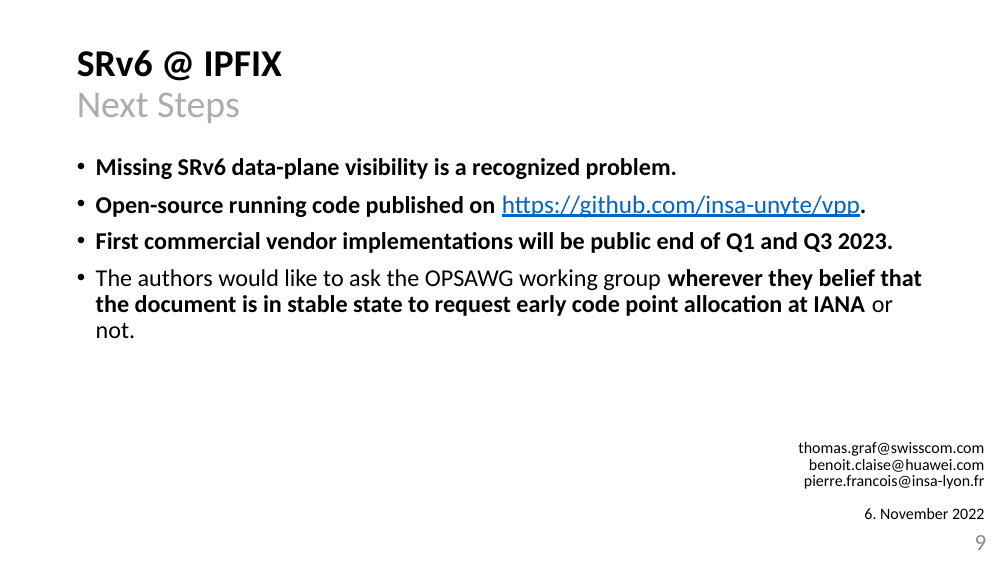
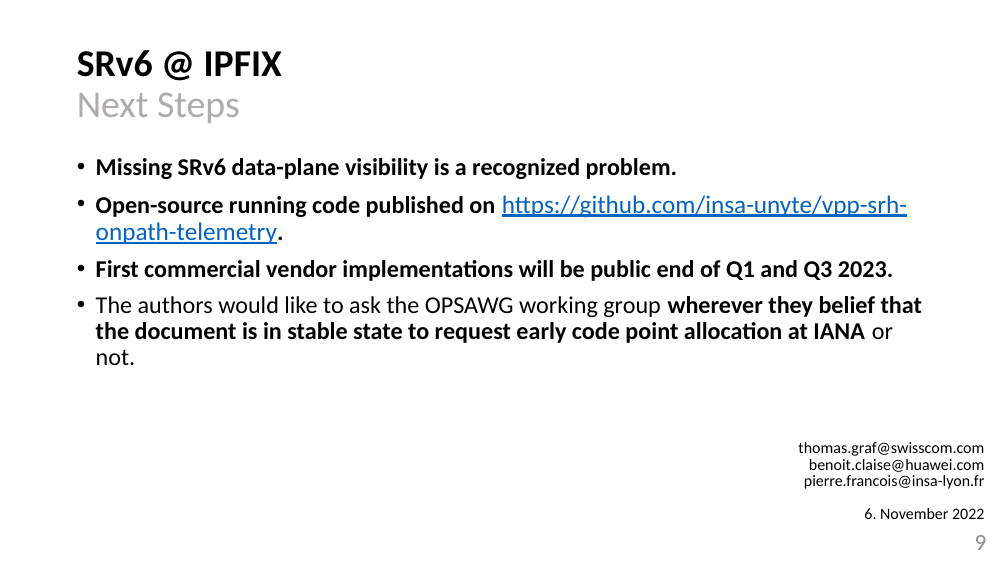
Before and after one commit to network-analytics/RFC9487, a slide deck: slide 9 of draft-ietf-opsawg-ipfix-srv6-srh-03.pptx. Drawn at 1008x567 pixels with LibreOffice and Linux fonts; fonts in the diff are those of the drawing. Boxes give left, top, right and bottom in pixels: in the first picture for what was removed or moved away, otherwise in the second. Text is boxed around its words. In the diff, an @@ line names an element or a change of style, - is before the commit and + after.

```diff
--- a/draft-ietf-opsawg-ipfix-srv6-srh-03.pptx
+++ b/draft-ietf-opsawg-ipfix-srv6-srh-03.pptx
@@ text at [96, 195, 907, 244]: text changed; size 23 to 24 pt; text colour #000000 to #0563C1; bold off @@
-• Open-source running code published on https://github.com/insa-unyte/vpp.
+• Open-source running code published on https://github.com/insa-unyte/vpp-srh-onpath-telemetry.
```
Also in this commit, not shown: 1 other slide changed, 1 other file.
